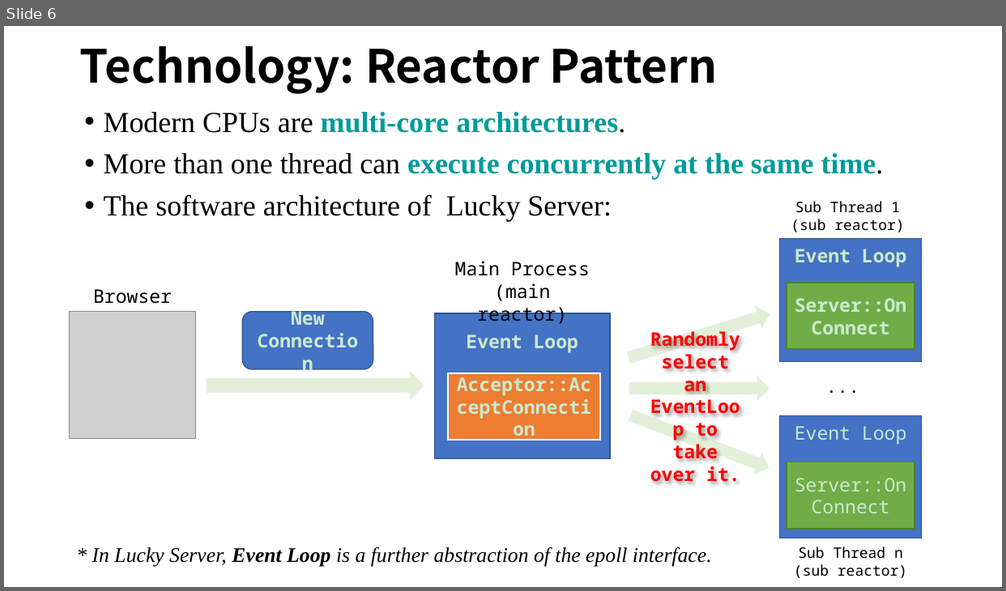
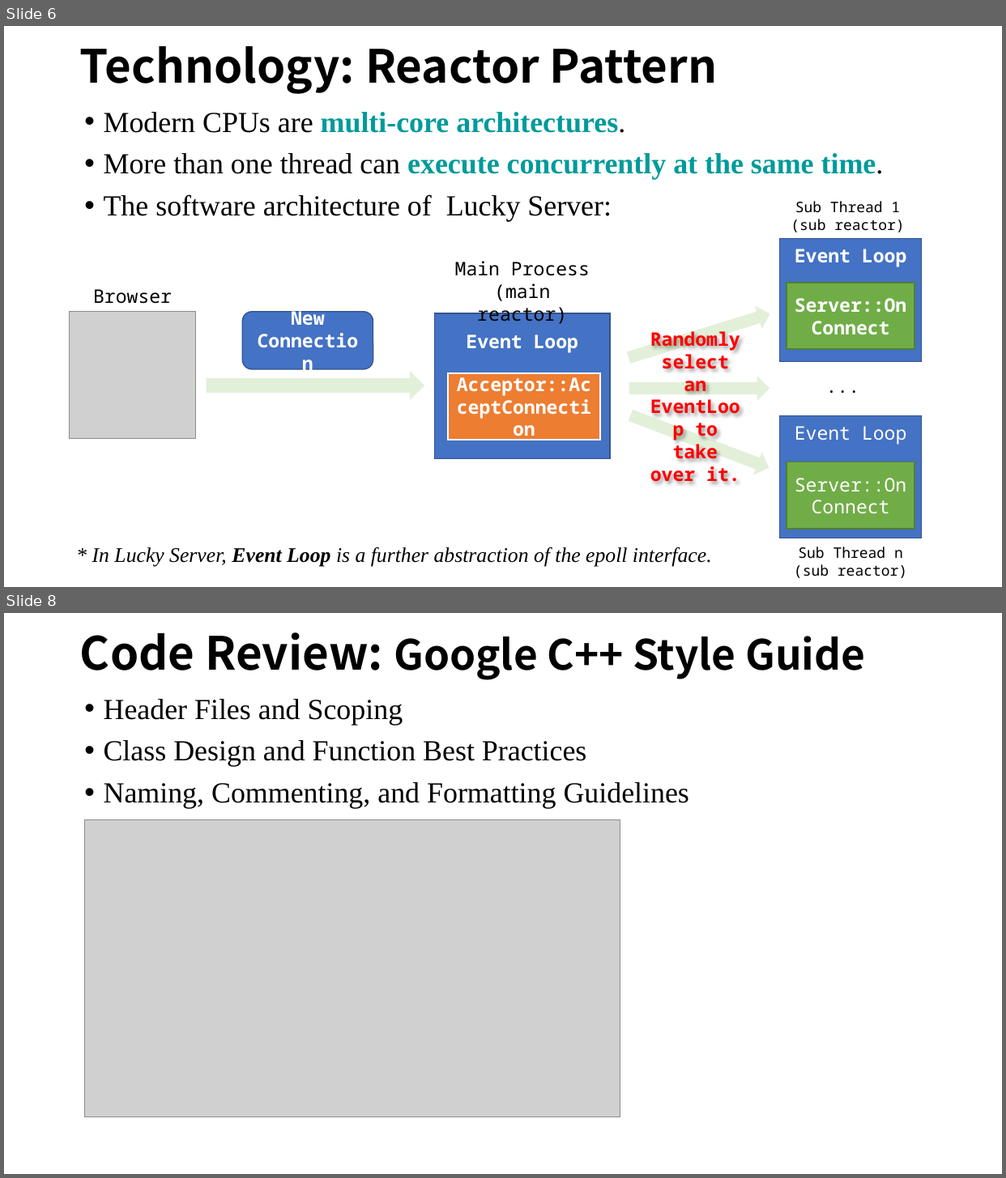
Before and after one commit to WU-SUNFLOWER/LuckyServer, a slide deck: docs/LuckyServer.pptx. Shown one above the other, each under a label of ours: slide 6 before the commit, slides 6 and 8 after it; the slides between them are not shown. The pictures are 1006x591 and 1006x1178 pixels, drawn with LibreOffice and Linux fonts; fonts in the diff are those of the drawing; grey boxes stand for pictures. Boxes give left, top, right and bottom in pixels: in the first picture for what was removed or moved away, otherwise in the second. Text is boxed around its words. In the diff, an @@ line names an element or a change of style, - is before the commit and + after.

```diff
--- a/docs/LuckyServer.pptx
+++ b/docs/LuckyServer.pptx
@@ slide 8 added at box(4, 613, 1002, 1174), background #FFFFFF @@
@@ title added at box(80, 632, 865, 680), 40 pt, text #000000, bold @@
+Code Review: Google C++ Style Guide
@@ text added at box(104, 699, 689, 809), 28 pt, text #000000 @@
+• Header Files and Scoping
+• Class Design and Function Best Practices
+• Naming, Commenting, and Formatting Guidelines
@@ picture added at box(85, 820, 620, 1118) @@
@@ slide 6 changed as well @@
@@ background #CAEACE to #FFFFFF @@
@@ rectangle "Acceptor::AcceptConnection" at box(449, 373, 601, 441): text colour #CAEACE to #FFFFFF; outline #CAEACE 1.5 pt to #FFFFFF 1.5 pt @@
@@ text colour #CAEACE to #FFFFFF in 6 elements at box(242, 312, 373, 369), box(434, 314, 610, 459), box(780, 238, 922, 361), box(786, 283, 914, 349), box(780, 416, 922, 539), box(786, 463, 914, 529) @@
```
Also in this commit, not shown: 5 other slides changed, 2 other slides added, 18 other files.
